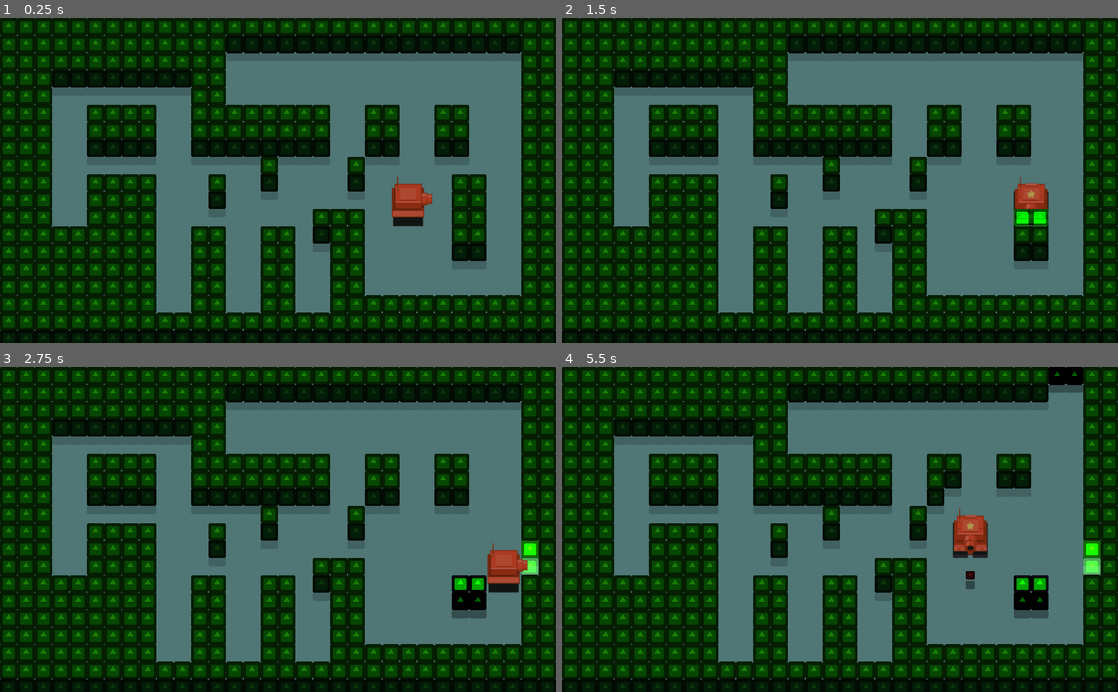
Above: before the commit, frames 1-4 (two rows, left to right).
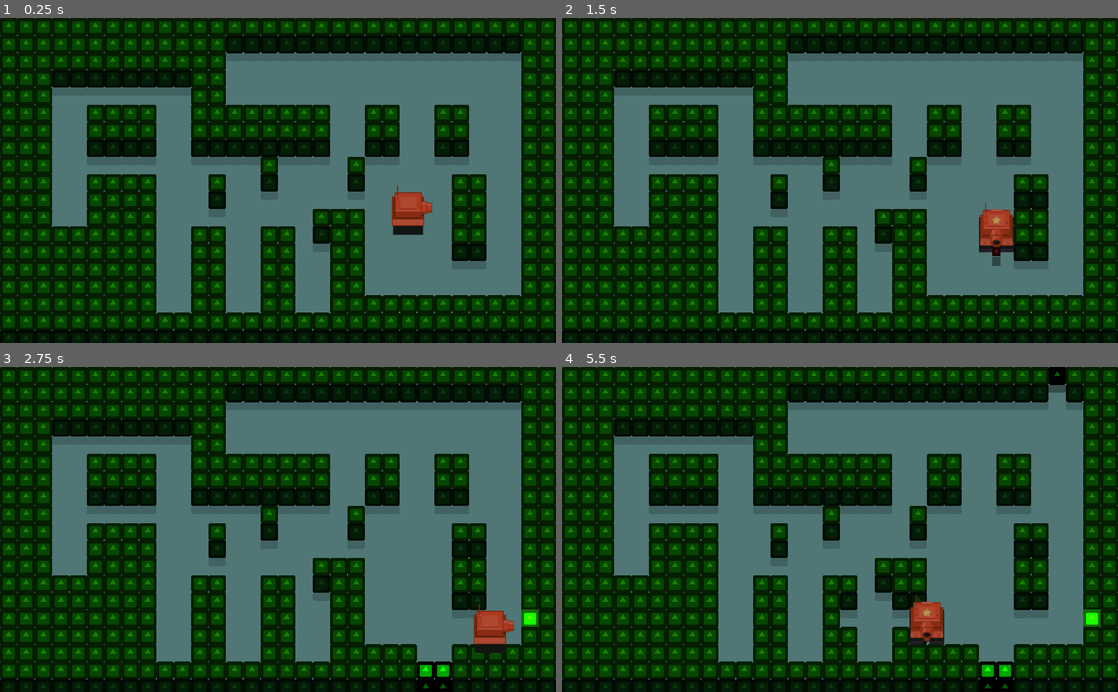
Above: after the commit, the same moments.

Repository: Godot-en-Espanol/Node-City
Game: Godot game, scene res://Prototipos/Scene/TestScene.tscn
The game is run twice, just before and just after one commit, with the same random seed, the same clock (stepped at 60 frames per second) and the same inputs. The engine's default icon, where the game draws it, is replaced by a stand-in: a white triangle on a blue panel in a dark square.
Inputs:
- Up to frame 1 (0.25 s): no input
- Up to frame 2 (1.5 s): tap Enter (ui_accept) at 0.5, 0.6, 0.77, 1.07, 1.35 s; hold Right (ui_right) 0.53-1.28 s; hold Down (ui_down) from 1.28 s (still down)
- Up to frame 3 (2.75 s): tap Enter (ui_accept) at 1.52, 1.82, 2.1 s; release Down (ui_down) at 2.03 s; hold Right (ui_right) from 2.03 s (still down)
- Up to frame 4 (5.5 s): release Right (ui_right) at 2.78 s; hold Up (ui_up) 2.78-3.53 s; tap Enter (ui_accept) at 2.85, 3.02, 3.32, 3.6, 3.77, 4.07, 4.35, 4.52, 4.82, 5.1 s; hold Left (ui_left) 3.53-5.03 s; hold Down (ui_down) from 5.03 s (still down)

The runs differ from the first frame. In frame 1, 0.8% of the frame differs, in the area x 70-78%, y 48-67%; in frame 2, 1.8%; in frame 3, 4.2%; in frame 4, 6.0%, in the area x 50-97%, y 0-100%.

Commit message:
extract code from tank & created class controler

Diff:
--- /dev/null
+++ b/Proyecto/PlayerControler.gd
@@ -0,0 +1,20 @@
+extends TankControler
+
+func _physics_process(_delta : float) -> void:
+	var _direction : Vector2
+
+	_direction.x = Input.get_action_strength("ui_right") - Input.get_action_strength("ui_left")
+	_direction.y = Input.get_action_strength("ui_down") - Input.get_action_strength("ui_up")
+
+	if _direction and not(_direction.x and _direction.y):
+
+		tank.current_direction = _direction
+
+		tank.body.look_at(tank.body.global_position + _direction)
+		tank.animation_tree.set("parameters/blend_position", _direction)
+
+		if !tank.moving:
+			tank._move(_direction)
+
+	if Input.is_action_just_pressed("ui_accept"):
+		tank.shoot()
--- /dev/null
+++ b/Proyecto/Prototipos/Scene/Controlers/Controler.gd
@@ -0,0 +1,4 @@
+class_name TankControler
+extends Node2D
+
+onready var tank : Tank = get_parent()
--- /dev/null
+++ b/Proyecto/Prototipos/Scene/Controlers/PlayerControler.tscn
@@ -0,0 +1,6 @@
+[gd_scene load_steps=2 format=2]
+
+[ext_resource path="res://PlayerControler.gd" type="Script" id=1]
+
+[node name="PlayerControler" type="Node2D"]
+script = ExtResource( 1 )
--- /dev/null
+++ b/Proyecto/Prototipos/Scene/Tank/PlayerTank.tscn
@@ -0,0 +1,9 @@
+[gd_scene load_steps=3 format=2]
+
+[ext_resource path="res://Prototipos/Scene/Tank/Tank.tscn" type="PackedScene" id=1]
+[ext_resource path="res://Prototipos/Scene/Controlers/PlayerControler.tscn" type="PackedScene" id=2]
+
+[node name="PlayerTank" instance=ExtResource( 1 )]
+speed = 200.0
+
+[node name="PlayerControler" parent="." index="6" instance=ExtResource( 2 )]
--- a/Proyecto/Prototipos/Scene/Tank/Tank.gd
+++ b/Proyecto/Prototipos/Scene/Tank/Tank.gd
@@ -1,3 +1,4 @@
+class_name Tank
 extends Area2D
 
 export var bullet : PackedScene
@@ -20,26 +21,6 @@
 	tile_size = ProjectSettings.get("game_info/tile_size")
 	move_size = tile_size / 4
 	_snap_position()
-
-func _physics_process(_delta : float) -> void:
-	var _direction : Vector2
-
-	_direction.x = Input.get_action_strength("ui_right") - Input.get_action_strength("ui_left")
-	_direction.y = Input.get_action_strength("ui_down") - Input.get_action_strength("ui_up")
-
-
-	if _direction and not(_direction.x and _direction.y):
-
-		current_direction = _direction
-
-		body.look_at(body.global_position + _direction)
-		animation_tree.set("parameters/blend_position", _direction)
-
-		if !moving:
-			_move(_direction)
-
-	if Input.is_action_just_pressed("ui_accept"):
-		shoot()
 
 func shoot() -> void:
 	var _new_bullet = bullet.instance()
--- a/Proyecto/Prototipos/Scene/TestScene.tscn
+++ b/Proyecto/Prototipos/Scene/TestScene.tscn
@@ -1,7 +1,7 @@
 [gd_scene load_steps=6 format=2]
 
 [ext_resource path="res://Prototipos/TileMap.gd" type="Script" id=1]
-[ext_resource path="res://Prototipos/Scene/Tank/Tank.tscn" type="PackedScene" id=2]
+[ext_resource path="res://Prototipos/Scene/Tank/PlayerTank.tscn" type="PackedScene" id=2]
 [ext_resource path="res://Prototipos/Scene/Brick/Brick.tscn" type="PackedScene" id=3]
 [ext_resource path="res://icon.png" type="Texture" id=4]
 
@@ -34,6 +34,5 @@
 
 [node name="YSort" type="YSort" parent="."]
 
-[node name="Tank" parent="YSort" instance=ExtResource( 2 )]
-position = Vector2( 744, 376 )
-speed = 200.0
+[node name="PlayerTank" parent="." instance=ExtResource( 2 )]
+position = Vector2( 749, 399 )
--- a/Proyecto/project.godot
+++ b/Proyecto/project.godot
@@ -8,8 +8,20 @@
 
 config_version=4
 
-_global_script_classes=[  ]
+_global_script_classes=[ {
+"base": "Area2D",
+"class": "Tank",
+"language": "GDScript",
+"path": "res://Prototipos/Scene/Tank/Tank.gd"
+}, {
+"base": "Node2D",
+"class": "TankControler",
+"language": "GDScript",
+"path": "res://Prototipos/Scene/Controlers/Controler.gd"
+} ]
 _global_script_class_icons={
+"Tank": "",
+"TankControler": ""
 }
 
 [application]
